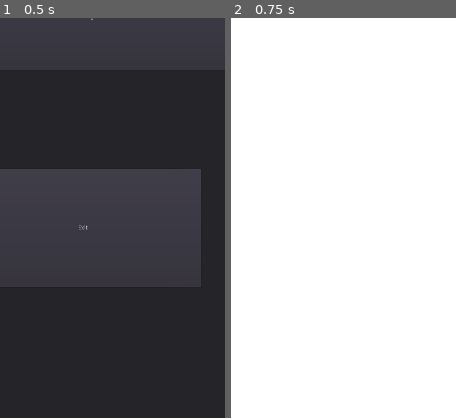
Above: before the commit, frames 1-2 (left to right).
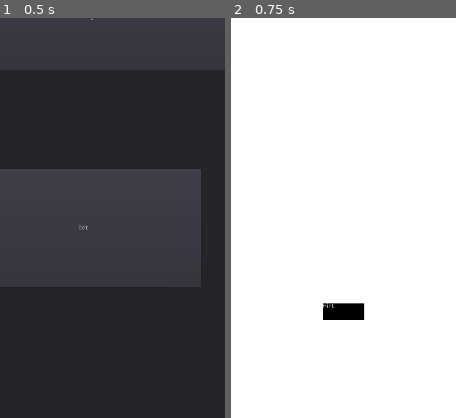
Above: after the commit, the same moments.

Repository: UnrealisticDino/sudoku
Game: Godot game, scene res://Scenes/MainMenu.tscn
Same seed, same stepped clock (60 frames per second), same inputs: the game is played once before the commit and once after it.
Inputs:
- Up to frame 1 (0.5 s): no input
- Up to frame 2 (0.75 s): click "Start" at 0.5 s
The pictures show only the part of the screen within x 34-84%, y 50-100%; the shares and areas given below are measured in that part.

Frame 1 is identical in both runs. In frame 2, 0.8% of the frame differs, in the area x 40-60%, y 71-76%.

Commit message:
adding hints

Diff:
--- a/Scenes/DrawGrid.gd
+++ b/Scenes/DrawGrid.gd
@@ -65,6 +65,16 @@
 			row.append([])  # Each cell starts with an empty array for penciled digits
 		penciled_digits.append(row)
 
+	# Connect the puzzle_updated signal from SudokuSolver to _on_puzzle_updated method
+	print("Connecting to SudokuSolver's puzzle_updated signal")
+	var result = Global.SudokuSolver.connect("puzzle_updated", self, "_on_puzzle_updated")
+	print("Connection result: ", result)
+
+# Define the _on_puzzle_updated method
+func _on_puzzle_updated():
+	print("working")
+	_draw_grid()
+
 func _calculate_grid_parameters():
 	# Get the window size
 	var window_width = OS.get_window_size().x
--- a/Scenes/Global.gd
+++ b/Scenes/Global.gd
@@ -8,10 +8,11 @@
 var grid_lines_color = Color(0, 0,0)
 var player_digit_color = Color(1, 0, 0)
 var game_placed_digit_color = Color(0, 0, 0)
-var selected_cell_color = Color(0.5, 0.5, 1, 1)  # Default blueish color for the selected cell
-var identical_digits_color = Color(0.5, 0.5, 1, 0.5)  # Default derived color with added transparency
+var selected_cell_color = Color(0.5, 0.5, 1, 1)
+var identical_digits_color = Color(0.5, 0.5, 1, 0.5)
 var game_background_texture = preload("res://DefaultSprites/Backgound.png")
 var PuzzleGenerator = preload("res://Scenes/PuzzleGenerator.gd").new()
+var SudokuSolver = preload("res://Scenes/SudokuSolver.gd").new()
 var puzzle = []
 
 func _ready():
--- /dev/null
+++ b/Scenes/PlayerInput.gd
@@ -0,0 +1,32 @@
+# PlayerInput.gd
+extends Control
+
+onready var Global = get_node("/root/Global")
+var SudokuSolver = preload("res://Scenes/SudokuSolver.gd").new()
+var hint_box
+
+func _ready():
+	hint_box = ColorRect.new()
+	hint_box.rect_min_size = Vector2(100, 40)  # Set the size of the box
+	hint_box.color = Global.game_placed_digit_color  # Set the color from Global.gd
+	add_child(hint_box)
+
+	var hint_label = Label.new()
+	hint_label.text = "Hint"
+	hint_label.rect_min_size = Vector2(100, 40)
+	hint_box.add_child(hint_label)
+
+func _input(event):
+	if event is InputEventMouseButton and event.pressed:
+		var mouse_pos = event.position
+		print("Mouse clicked at: ", mouse_pos)  # Debugging
+		if hint_box.rect_global_position.x < mouse_pos.x and mouse_pos.x < hint_box.rect_global_position.x + hint_box.rect_min_size.x:
+			if hint_box.rect_global_position.y < mouse_pos.y and mouse_pos.y < hint_box.rect_global_position.y + hint_box.rect_min_size.y:
+				print("Hint box clicked")  # Debugging
+				hint_box.color = Global.selected_cell_color  # Change color when pressed
+				_on_HintBox_pressed()
+
+func _on_HintBox_pressed():
+	print("Hint box pressed function triggered")  # Debugging
+	SudokuSolver.solve(Global.puzzle, Global.filled_sudoku, "PlayerInput")
+	hint_box.color = Global.game_placed_digit_color  # Reset color after action
--- a/Scenes/PuzzleGenerator.gd
+++ b/Scenes/PuzzleGenerator.gd
@@ -41,7 +41,7 @@
 		puzzle[row][col] = 0
 
 		# Send the puzzle to SudokuSolver for validation
-		var is_valid = SudokuSolver.solve(deep_copy_2d_array(puzzle), deep_copy_2d_array(filled_sudoku))
+		var is_valid = SudokuSolver.solve(deep_copy_2d_array(puzzle), deep_copy_2d_array(filled_sudoku), "PuzzleGenerator")
 
 		# Restore the cell value if the puzzle is not valid
 		if not is_valid:
--- a/Scenes/Sudoku.tscn
+++ b/Scenes/Sudoku.tscn
@@ -1,7 +1,8 @@
-[gd_scene load_steps=3 format=2]
+[gd_scene load_steps=4 format=2]
 
 [ext_resource path="res://Scenes/DrawGrid.gd" type="Script" id=1]
 [ext_resource path="res://DefaultSprites/Backgound.png" type="Texture" id=2]
+[ext_resource path="res://Scenes/PlayerInput.gd" type="Script" id=3]
 
 [node name="Sudoku" type="Node2D"]
 
@@ -13,3 +14,10 @@
 
 [node name="DrawGrid" type="Control" parent="."]
 script = ExtResource( 1 )
+
+[node name="PlayerInput" type="Control" parent="."]
+margin_left = 587.0
+margin_top = 1645.0
+margin_right = 627.0
+margin_bottom = 1685.0
+script = ExtResource( 3 )
--- a/Scenes/SudokuSolver.gd
+++ b/Scenes/SudokuSolver.gd
@@ -4,12 +4,16 @@
 var config = ConfigFile.new()
 var move_details = []  # Data structure to keep track of the moves made
 
+signal puzzle_updated
+
 func load_settings():
 	var err = config.load("user://settings.cfg")
 	if err == OK:
 		difficulty = config.get_value("difficulty", "selected", "Easy")
 
-func solve(puzzle, filled_sudoku):
+func solve(puzzle, filled_sudoku, source):
+	if source == "PlayerInput":
+		print("Received puzzle: ", puzzle)  # Debugging
 	load_settings()
 	move_details.clear()
 
@@ -24,7 +28,7 @@
 			allowed_techniques = ["use_full_house", "use_naked_singles", "use_hidden_singles", "use_naked_quads", "use_hidden_quads", "use_pointing_pairs", "use_pointing_triples"]
 
 	# Solve the puzzle using the allowed techniques
-	var solved_puzzle = solve_with_techniques(puzzle, allowed_techniques)
+	var solved_puzzle = solve_with_techniques(puzzle, allowed_techniques, source)
 
 	if solved_puzzle == filled_sudoku:
 		print_moves_made()
@@ -32,7 +36,7 @@
 	else:
 		return false
 
-func solve_with_techniques(puzzle, techniques):
+func solve_with_techniques(puzzle, techniques, source):
 	var is_solved = false
 	while not is_solved:
 		var made_move = false
@@ -46,6 +50,12 @@
 					made_move = use_hidden_singles(puzzle) or made_move
 
 				# ... (other techniques)
+
+			# If the source is "player_input", exit early if a move was made
+			if source == "PlayerInput" and made_move:
+				print("Emitting puzzle_updated signal")
+				emit_signal("puzzle_updated")
+				return puzzle
 
 		if not made_move:
 			break
Not shown, changed: Moves_Made/moves.txt
